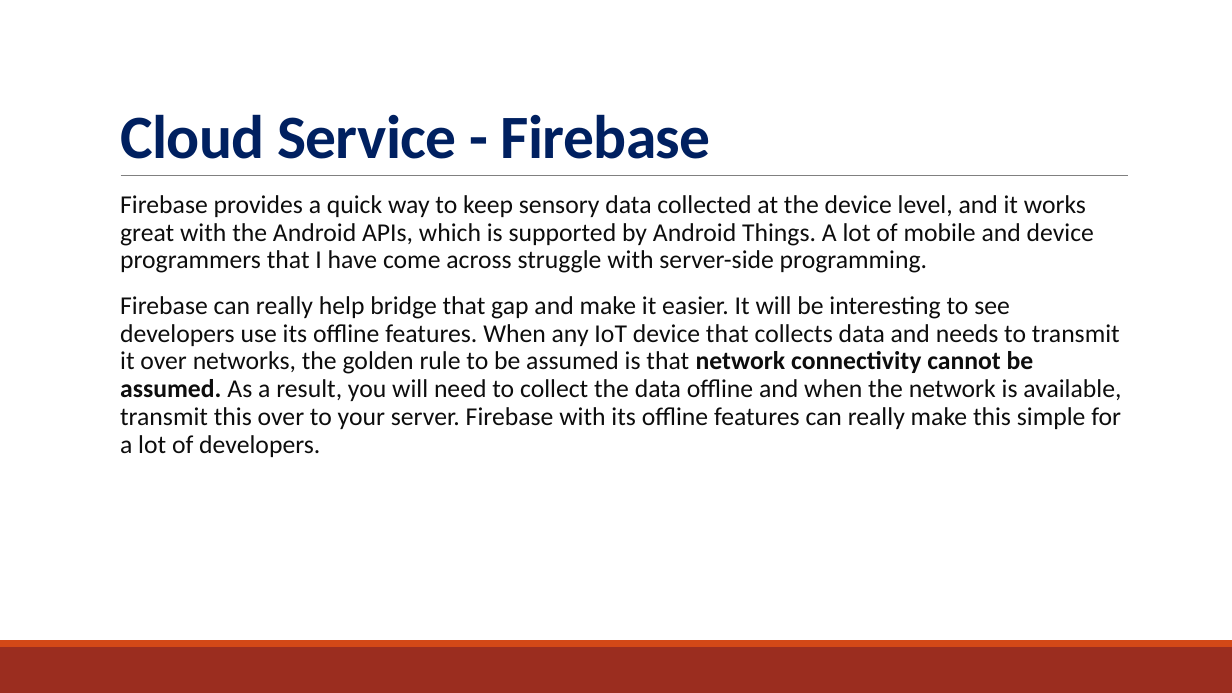
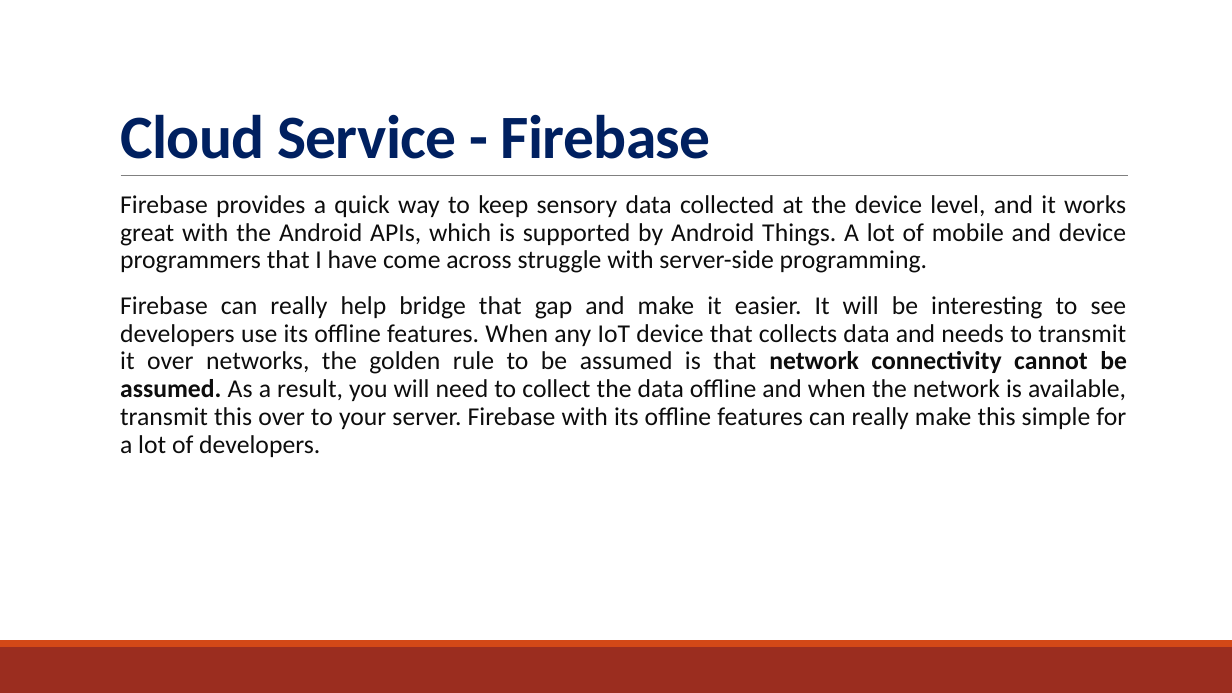
Before and after one commit to akx2404/Home_automation_device_Silabs, a slide deck: slide 7 of 0_college_review/Review 2_Akshad Patel.pptx. Drawn at 1232x693 pixels with LibreOffice and Linux fonts; fonts in the diff are those of the drawing. Boxes give left, top, right and bottom in pixels: in the first picture for what was removed or moved away, otherwise in the second. Text is boxed around its words. In the diff, an @@ line names an element or a change of style, - is before the commit and + after.

```diff
--- a/0_college_review/Review 2_Akshad Patel.pptx
+++ b/0_college_review/Review 2_Akshad Patel.pptx
@@ text "Firebase provides a quick way ..." at [120,195,1127,457]: alignment left to justified @@
```
Also in this commit, not shown: 1 other slide changed, 2 other files.
